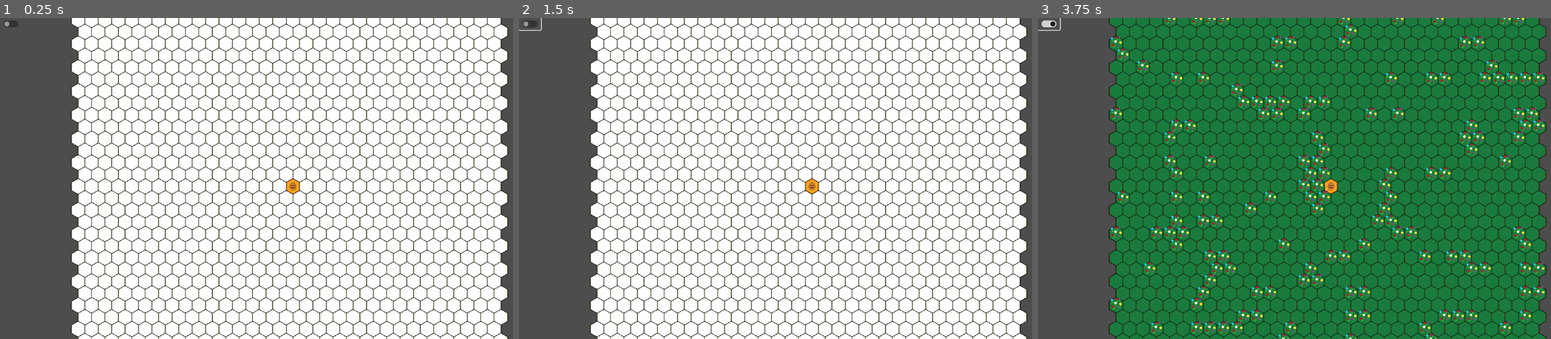
Above: before the commit, frames 1-3 (left to right).
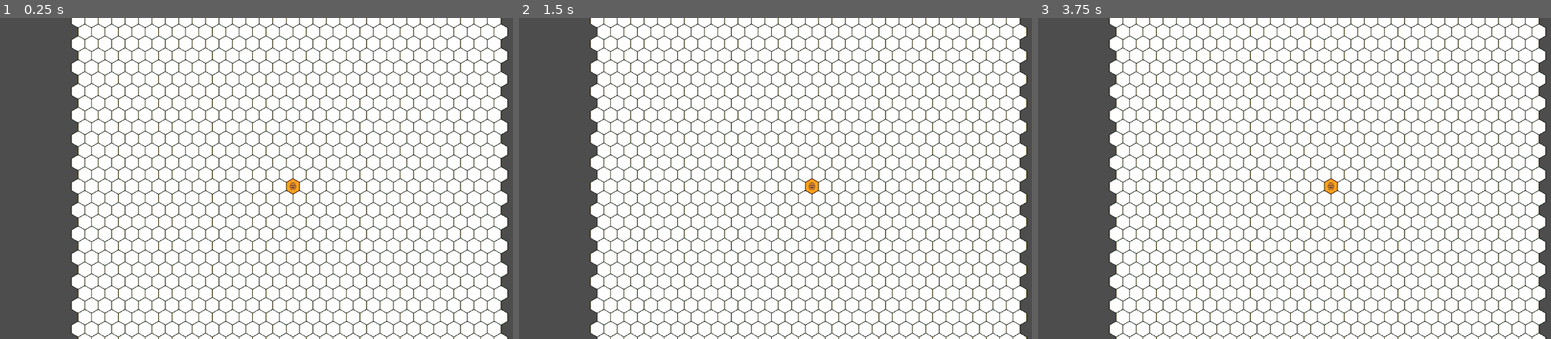
Above: after the commit, the same moments.

Repository: ARCsweden/GameJam2025Fall
Game: Godot game, scene res://Scenes/GameNode.tscn
Same seed, same stepped clock (60 frames per second), same inputs: the game is played once before the commit and once after it.
Inputs (mouse positions are in pixels of both pictures, inside the frame that each line leads up to):
- Up to frame 1 (0.25 s): no input
- Up to frame 2 (1.5 s): click (529, 24) at 0.52 s; tap Enter (ui_accept) at 1.25 s; move the mouse to (929, 162) at 1.27 s; hold Right (ui_right) from 1.28 s (still down); click (929, 162) at 1.42 s
- Up to frame 3 (3.75 s): tap Enter (ui_accept) at 1.52, 1.82, 2.27, 2.57, 3.5 s; move the mouse to (1207, 194) at 2.02 s; release Right (ui_right) at 2.03 s; hold Down (ui_down) 2.03-2.78 s; click (1207, 194) at 2.17 s; move the mouse to (1381, 107) at 2.77 s; hold Right (ui_right) 2.78-3.53 s; click (1381, 107) at 2.92 s; move the mouse to (1294, 242) at 3.52 s; hold Up (ui_up) from 3.53 s (still down); click (1294, 242) at 3.67 s

The runs differ from the first frame. In frame 1, less than 0.1% of the frame differs, in the area x 0-4%, y 0-3%; in frame 2, less than 0.1%; in frame 3, 83%, in the area x 0-100%, y 0-100%.

Commit message:
Merged with main

Diff:
--- a/dancing-queen/Scenes/GameNode.tscn
+++ b/dancing-queen/Scenes/GameNode.tscn
@@ -8,6 +8,7 @@
 [node name="World" parent="." instance=ExtResource("1_q24h2")]
 
 [node name="Ui" parent="." instance=ExtResource("2_ro750")]
+visible = false
 offset_left = -576.0
 offset_top = -324.0
 offset_right = -576.0
--- a/dancing-queen/Scenes/World.tscn
+++ b/dancing-queen/Scenes/World.tscn
@@ -1,10 +1,11 @@
-[gd_scene load_steps=9 format=3 uid="uid://cmo44rk3t4wbk"]
+[gd_scene load_steps=10 format=3 uid="uid://cmo44rk3t4wbk"]
 
 [ext_resource type="PackedScene" uid="uid://03g35hljx7nw" path="res://Assets/Tiles/tile_map_layer.tscn" id="1_doo4g"]
 [ext_resource type="Script" uid="uid://d2qdrjvbk1pyb" path="res://Scripts/world.gd" id="1_iylpf"]
 [ext_resource type="Texture2D" uid="uid://b0k8fgvyhu6cf" path="res://Assets/Tiles/new_noise_texture_2d.tres" id="2_kkxwm"]
 [ext_resource type="Script" uid="uid://bg8nx8pbuom1j" path="res://Scenes/camera_control.gd" id="3_p70al"]
 [ext_resource type="TileSet" uid="uid://hd1rspuns4n8" path="res://Assets/Tiles/hex_tiles.tres" id="4_uqhvw"]
+[ext_resource type="Script" uid="uid://cve81w1muxhif" path="res://Scripts/generate_map.gd" id="5_45d1s"]
 
 [sub_resource type="Gradient" id="Gradient_ruj66"]
 offsets = PackedFloat32Array(0.09375, 0.6354167, 1)
@@ -36,7 +37,12 @@
 
 [node name="PlayerTileMapLayer" type="TileMapLayer" parent="."]
 tile_set = ExtResource("4_uqhvw")
+script = ExtResource("5_45d1s")
+pathfinding_enabled = true
 
 [node name="TileMapLayerDebug" parent="." instance=ExtResource("1_doo4g")]
 visible = false
 z_index = 1
+pathfinding_enabled = true
+
+[connection signal="hovering_changed" from="PlayerTileMapLayer" to="PlayerTileMapLayer" method="_on_hovering_changed"]
--- a/dancing-queen/Scripts/generate_map.gd
+++ b/dancing-queen/Scripts/generate_map.gd
@@ -1,25 +1,82 @@
-extends TileMapLayer
+@tool
+extends HexagonTileMapLayer
 
-#@export var noise_tex : NoiseTexture2D
-#
-#var grass_atlas = Vector2i(2,0)
-#var flower_atlas = Vector2i(0,0)
-#var danger_atlas = Vector2i(1,0)
-#var noise : Noise
-#var width : int = 32
-#var height : int = 32
-#var source_id = 0
-#func _ready() -> void:
-	#generate_world()
-	#pass
-#
-#func generate_world():
-	#noise = noise_tex.noise
-	#for x in range(-width/2, width /2):
-		#for y in range(-height/2, height/2):
-			#var noise_val :float = noise.get_noise_2d(x,y)
-			## placing ground
-			#if noise_val >= -0.2:
-				#set_cell(Vector2i(x,y), source_id, grass_atlas)
-			#else:
-				#set_cell(Vector2i(x,y), source_id,flower_atlas)
+@export var hive_pos : Vector3 = Vector3(0,0,0)
+
+var hovering_tile: Vector3i = Vector3i.ZERO
+signal hovering_changed
+
+
+func _ready() -> void:
+	super._ready()
+	# Enable pathfinding
+	pathfinding_enabled = true
+
+func get_dance_sequence(lineToTarget:Array[Vector3i], objectFound: int) -> Array[Array]:
+
+	var lasthex = lineToTarget[0]
+	lineToTarget.remove_at(0)
+	var moves = []
+	var dance = [[objectFound,1]]
+	for hex in lineToTarget:
+		if hex == cube_neighbor(lasthex,TileSet.CELL_NEIGHBOR_RIGHT_SIDE):
+			moves.append(1)
+
+			pass
+
+		elif hex == cube_neighbor(lasthex,TileSet.CELL_NEIGHBOR_BOTTOM_RIGHT_SIDE):
+			moves.append(2)
+			pass
+
+		elif hex == cube_neighbor(lasthex,TileSet.CELL_NEIGHBOR_BOTTOM_LEFT_SIDE):
+			moves.append(3)
+			pass
+
+		elif hex == cube_neighbor(lasthex,TileSet.CELL_NEIGHBOR_LEFT_SIDE):
+			moves.append(4)
+			pass
+
+		elif hex == cube_neighbor(lasthex,TileSet.CELL_NEIGHBOR_TOP_LEFT_SIDE):
+			moves.append(5)
+			pass
+
+		elif hex == cube_neighbor(lasthex,TileSet.CELL_NEIGHBOR_TOP_RIGHT_SIDE):
+			moves.append(6)
+			pass
+		lasthex = hex
+
+	for move in moves:
+		var found = false
+		for i in len(dance):
+			if dance[i-1][0] == move:
+				dance[i-1][1] = dance[i-1][1] + 1
+				found = true
+		if found==false: dance.append([move,1])
+		found = false
+
+	return dance
+
+func get_line_from_hive(target: Vector3):
+	var line = self.cube_linedraw(hive_pos,target)
+	return line
+
+func _unhandled_input(event: InputEvent):
+	if is_visible_in_tree() and event is InputEventMouseMotion:
+		var cell_under_mouse = get_closest_cell_from_mouse()
+		if cell_under_mouse.distance_squared_to(hovering_tile) != 0:
+			hovering_tile = cell_under_mouse
+			hovering_changed.emit()
+
+
+
+# RIGHT_SIDE  1
+# BOTTOM_RIGHT_SIDE 2
+# BOTTOM_LEFT_SIDE 3
+# LEFT_SIDE 4
+# TOP_LEFT_SIDE 5
+# TOP_RIGHT_SIDE 6
+
+
+func _on_hovering_changed() -> void:
+	print(hovering_tile)
+	pass
--- a/dancing-queen/generate_map.gd
+++ /dev/null
@@ -1,106 +0,0 @@
-@tool
-extends HexagonTileMapLayer
-
-@export var noise_tex : NoiseTexture2D
-@export var hive_pos : Vector3 = Vector3(0,0,0)
-
-var grass_atlas = Vector2i(2,0)
-var flower_atlas = Vector2i(0,0)
-var danger_atlas = Vector2i(1,0)
-var noise : Noise
-var width : int = 32
-var height : int = 32
-var source_id = 0
-
-var hovering_tile: Vector3i = Vector3i.ZERO
-signal hovering_changed
-
-
-func _ready() -> void:
-	super._ready()
-	# Enable pathfinding
-	pathfinding_enabled = true
-	generate_world()
-	pass
-
-func generate_world():
-	noise = noise_tex.noise
-	noise.seed = randi() % 500
-	for x in range(-width/2, width /2):
-		for y in range(-height/2, height/2):
-			var noise_val :float = noise.get_noise_2d(x,y)
-			# placing ground
-			if noise_val >= -0.2:
-				set_cell(Vector2i(x,y), source_id, grass_atlas)
-			else:
-				set_cell(Vector2i(x,y), source_id,flower_atlas)
-
-
-func get_dance_sequence(lineToTarget:Array[Vector3i], objectFound: int) -> Array[Array]:
-
-	var lasthex = lineToTarget[0]
-	lineToTarget.remove_at(0)
-	var moves = []
-	var dance = [[objectFound,1]]
-	for hex in lineToTarget:
-		if hex == cube_neighbor(lasthex,TileSet.CELL_NEIGHBOR_RIGHT_SIDE):
-			moves.append(1)
-
-			pass
-
-		elif hex == cube_neighbor(lasthex,TileSet.CELL_NEIGHBOR_BOTTOM_RIGHT_SIDE):
-			moves.append(2)
-			pass
-
-		elif hex == cube_neighbor(lasthex,TileSet.CELL_NEIGHBOR_BOTTOM_LEFT_SIDE):
-			moves.append(3)
-			pass
-
-		elif hex == cube_neighbor(lasthex,TileSet.CELL_NEIGHBOR_LEFT_SIDE):
-			moves.append(4)
-			pass
-
-		elif hex == cube_neighbor(lasthex,TileSet.CELL_NEIGHBOR_TOP_LEFT_SIDE):
-			moves.append(5)
-			pass
-
-		elif hex == cube_neighbor(lasthex,TileSet.CELL_NEIGHBOR_TOP_RIGHT_SIDE):
-			moves.append(6)
-			pass
-		lasthex = hex
-
-	for move in moves:
-		var found = false
-		for i in len(dance):
-			if dance[i-1][0] == move:
-				dance[i-1][1] = dance[i-1][1] + 1
-				found = true
-		if found==false: dance.append([move,1])
-		found = false
-
-	return dance
-
-func get_line_from_hive(target: Vector3):
-	var line = self.cube_linedraw(hive_pos,target)
-	return line
-
-func _unhandled_input(event: InputEvent):
-	if is_visible_in_tree() and event is InputEventMouseMotion:
-		var cell_under_mouse = get_closest_cell_from_mouse()
-		if cell_under_mouse.distance_squared_to(hovering_tile) != 0:
-			hovering_tile = cell_under_mouse
-			hovering_changed.emit()
-
-
-
-# RIGHT_SIDE  1
-# BOTTOM_RIGHT_SIDE 2
-# BOTTOM_LEFT_SIDE 3
-# LEFT_SIDE 4
-# TOP_LEFT_SIDE 5
-# TOP_RIGHT_SIDE 6
-
-
-func _on_hovering_changed() -> void:
-	print(hovering_tile)
-	pass
Not shown, added: dancing-queen/Assets/Art/png/enemy_tile.png.import
Not shown, added: dancing-queen/Assets/Art/png/flower_tile.png.import
Not shown, added: dancing-queen/Assets/Art/png/grass_tile.png.import
Not shown, added: dancing-queen/Assets/Art/png/home_tile_medium_hive.png.import
Not shown, added: dancing-queen/Assets/Art/png/home_tile_small_hive.png.import
Not shown, added: dancing-queen/Assets/Art/png/unexplored_tile.png.import
Not shown, changed: dancing-queen/Scripts/generate_map.gd.uid
